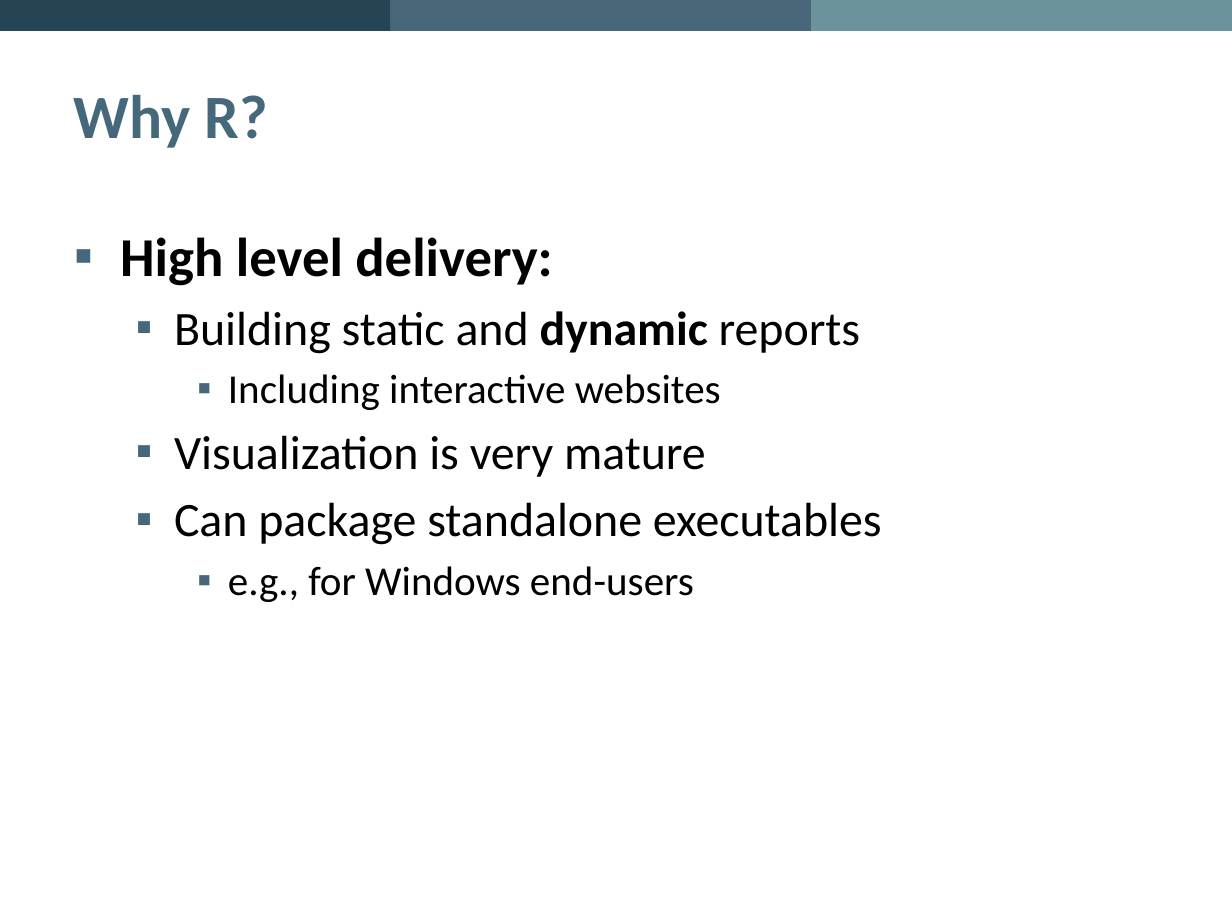
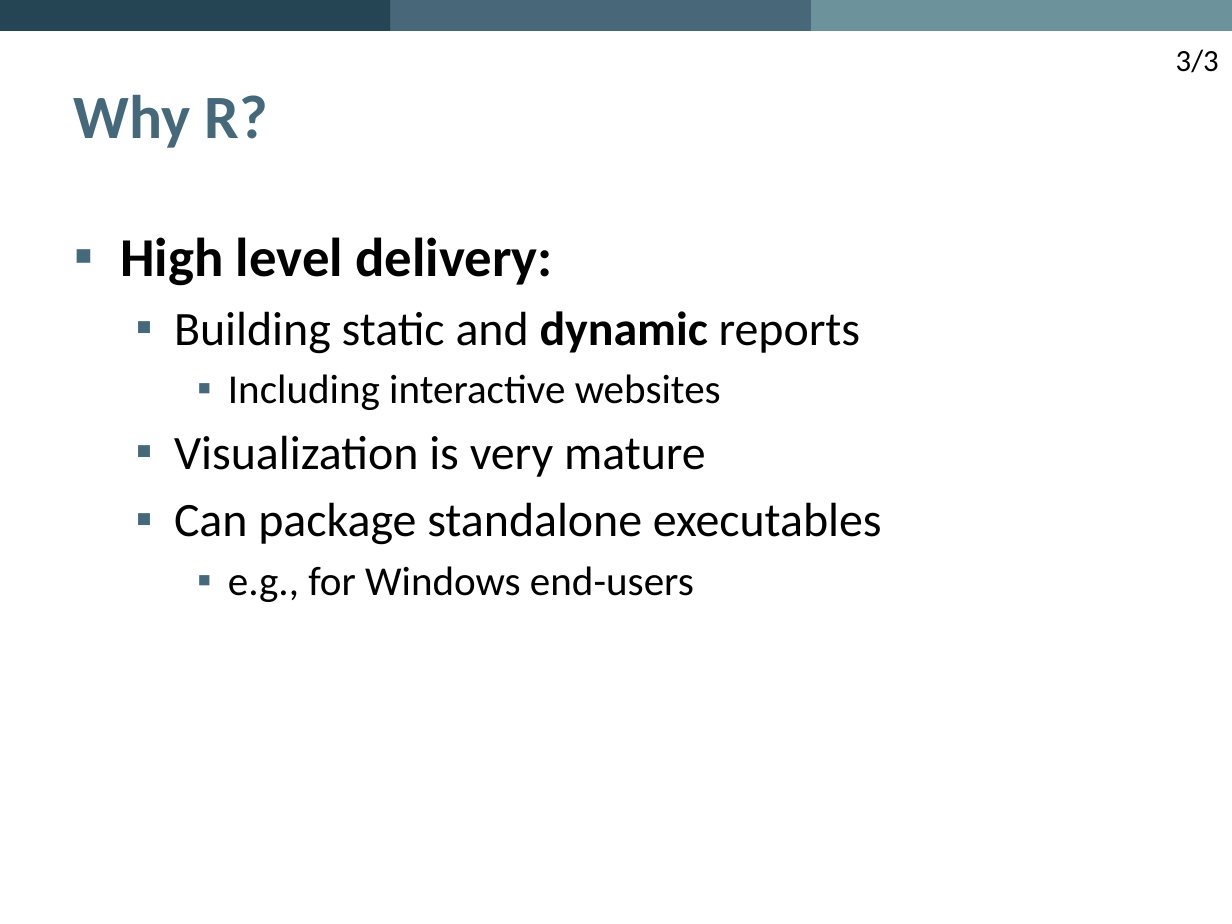
Before and after one commit to PredictiveEcology/SpaDES, a slide deck: slide 6 of development/SpaDES – Spatial Discrete Event Simulation.pptx. Drawn at 1232x924 pixels with LibreOffice and Linux fonts; fonts in the diff are those of the drawing; background and template pictures are left out. Boxes give left, top, right and bottom in pixels: in the first picture for what was removed or moved away, otherwise in the second. Text is boxed around its words. In the diff, an @@ line names an element or a change of style, - is before the commit and + after.

```diff
--- a/development/SpaDES – Spatial Discrete Event Simulation.pptx
+++ b/development/SpaDES – Spatial Discrete Event Simulation.pptx
@@ text added at (x1=1176, y1=49, x2=1219, y2=73), 18 pt, text #000000 @@
+3/3
```
Also in this commit, not shown: 12 other slides changed, 3 slides added, 6 slides removed.
